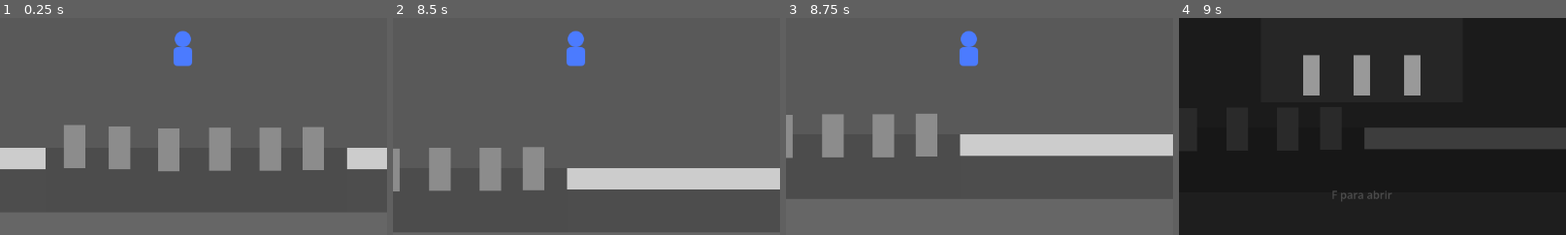
Above: before the commit, frames 1-4 (left to right).
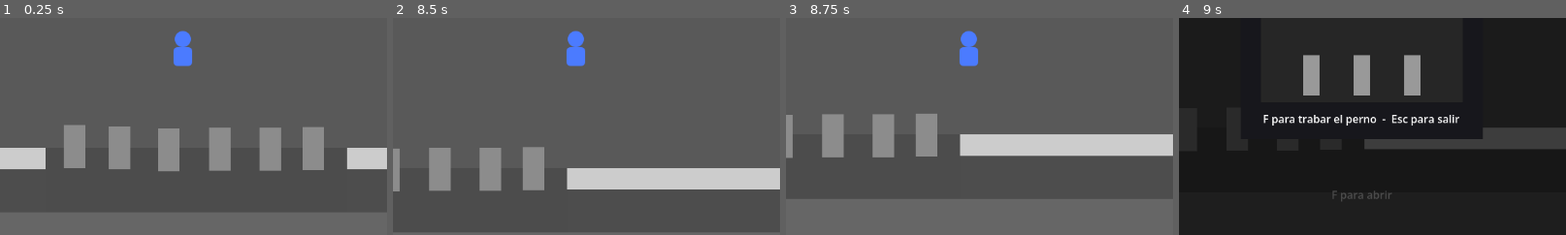
Above: after the commit, the same moments.

Repository: SOrtiz1967/Silent-Gil-Proyecto-Final
Game: Godot game, scene res://escenas/nivel_1.tscn
Same seed, same stepped clock (60 frames per second), same inputs: the game is played once before the commit and once after it.
Inputs:
- Up to frame 1 (0.25 s): no input
- Up to frame 2 (8.5 s): tap Enter at 0.5, 2 s; hold W (mover_arriba) 0.53-2.03 s; tap E (disparar) every 2.25 s from 0.6 to 7.35 s; tap Space (golpear) at 1.25, 1.35, 3.6, 5.85, 8.1 s; hold A (mover_izquierda) 2.03-3.53 s; tap F (interactuar) at 2.1, 4.35, 6.6 s; hold S (mover_abajo) 3.53-4.28 s; hold D (mover_derecha) 4.28-5.03 s; hold W (mover_arriba) 5.03-5.78 s; hold D (mover_derecha) 5.78-8.03 s; hold S (mover_abajo) from 8.03 s (still down)
- Up to frame 3 (8.75 s): keep holding S (mover_abajo)
- Up to frame 4 (9 s): release S (mover_abajo) at 8.78 s; hold A (mover_izquierda) from 8.78 s (still down); tap F (interactuar) at 8.85 s
The pictures show only the part of the screen within x 26-76%, y 43-93%; the shares and areas given below are measured in that part.

Frames 1-3 are identical in both runs. In frame 4, 2.6% of the frame differs, in the area x 21-79%, y 44-56%.

Commit message:
cerradura y pernos con panel y parpadeo al acertar o fallar

Diff:
--- a/escenas/cerradura.tscn
+++ b/escenas/cerradura.tscn
@@ -15,6 +15,52 @@
 grow_horizontal = 2
 grow_vertical = 2
 color = Color(0, 0, 0, 0.7)
+
+[node name="Panel" type="ColorRect" parent="."]
+anchors_preset = 8
+anchor_left = 0.5
+anchor_top = 0.5
+anchor_right = 0.5
+anchor_bottom = 0.5
+offset_left = -240.0
+offset_top = -96.0
+offset_right = 240.0
+offset_bottom = 76.0
+grow_horizontal = 2
+grow_vertical = 2
+color = Color(0.09, 0.09, 0.11, 1)
+
+[node name="Titulo" type="Label" parent="."]
+anchors_preset = 8
+anchor_left = 0.5
+anchor_top = 0.5
+anchor_right = 0.5
+anchor_bottom = 0.5
+offset_left = -200.0
+offset_top = -92.0
+offset_right = 200.0
+offset_bottom = -66.0
+grow_horizontal = 2
+grow_vertical = 2
+text = "CERRADURA"
+horizontal_alignment = 1
+vertical_alignment = 1
+
+[node name="Ayuda" type="Label" parent="."]
+anchors_preset = 8
+anchor_left = 0.5
+anchor_top = 0.5
+anchor_right = 0.5
+anchor_bottom = 0.5
+offset_left = -200.0
+offset_top = 34.0
+offset_right = 200.0
+offset_bottom = 60.0
+grow_horizontal = 2
+grow_vertical = 2
+text = "F para probar  -  Esc para salir"
+horizontal_alignment = 1
+vertical_alignment = 1
 
 [node name="Barra" type="ColorRect" parent="."]
 anchors_preset = 8
--- a/escenas/pernos.tscn
+++ b/escenas/pernos.tscn
@@ -15,6 +15,20 @@
 grow_horizontal = 2
 grow_vertical = 2
 color = Color(0, 0, 0, 0.7)
+
+[node name="Panel" type="ColorRect" parent="."]
+anchors_preset = 8
+anchor_left = 0.5
+anchor_top = 0.5
+anchor_right = 0.5
+anchor_bottom = 0.5
+offset_left = -180.0
+offset_top = -135.0
+offset_right = 180.0
+offset_bottom = 135.0
+grow_horizontal = 2
+grow_vertical = 2
+color = Color(0.09, 0.09, 0.11, 1)
 
 [node name="Caja" type="ColorRect" parent="."]
 anchors_preset = 8
@@ -78,3 +92,19 @@
 grow_vertical = 2
 horizontal_alignment = 1
 vertical_alignment = 1
+
+[node name="Ayuda" type="Label" parent="."]
+anchors_preset = 8
+anchor_left = 0.5
+anchor_top = 0.5
+anchor_right = 0.5
+anchor_bottom = 0.5
+offset_left = -200.0
+offset_top = 92.0
+offset_right = 200.0
+offset_bottom = 118.0
+grow_horizontal = 2
+grow_vertical = 2
+text = "F para trabar el perno  -  Esc para salir"
+horizontal_alignment = 1
+vertical_alignment = 1
--- a/scripts/cerradura.gd
+++ b/scripts/cerradura.gd
@@ -44,6 +44,7 @@
 	return centro >= zona.position.x and centro <= zona.position.x + zona.size.x
 func acertar():
 	aciertos += 1
+	parpadear(Color(0.2, 0.55, 0.2))
 	if aciertos >= aciertosNecesarios:
 		puertaActual.abrir()
 		cerrar()
@@ -52,6 +53,7 @@
 		actualizarEstado()
 func fallar():
 	Inventario.quitarGanzua()
+	parpadear(Color(0.65, 0.15, 0.15))
 	if Inventario.tieneGanzua():
 		aciertos = 0
 		prepararZona()
@@ -68,3 +70,7 @@
 	activa = false
 	visible = false
 	get_tree().paused = false
+func parpadear(color):
+	barra.color = color
+	await get_tree().create_timer(0.15).timeout
+	barra.color = Color(0.2, 0.2, 0.2)
